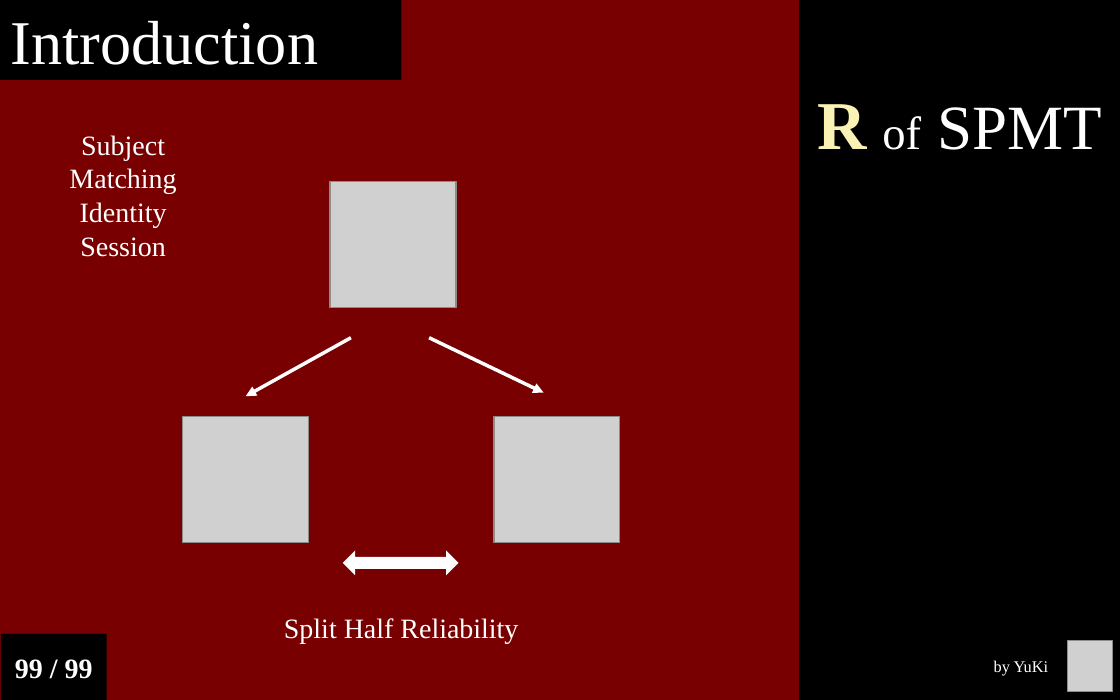
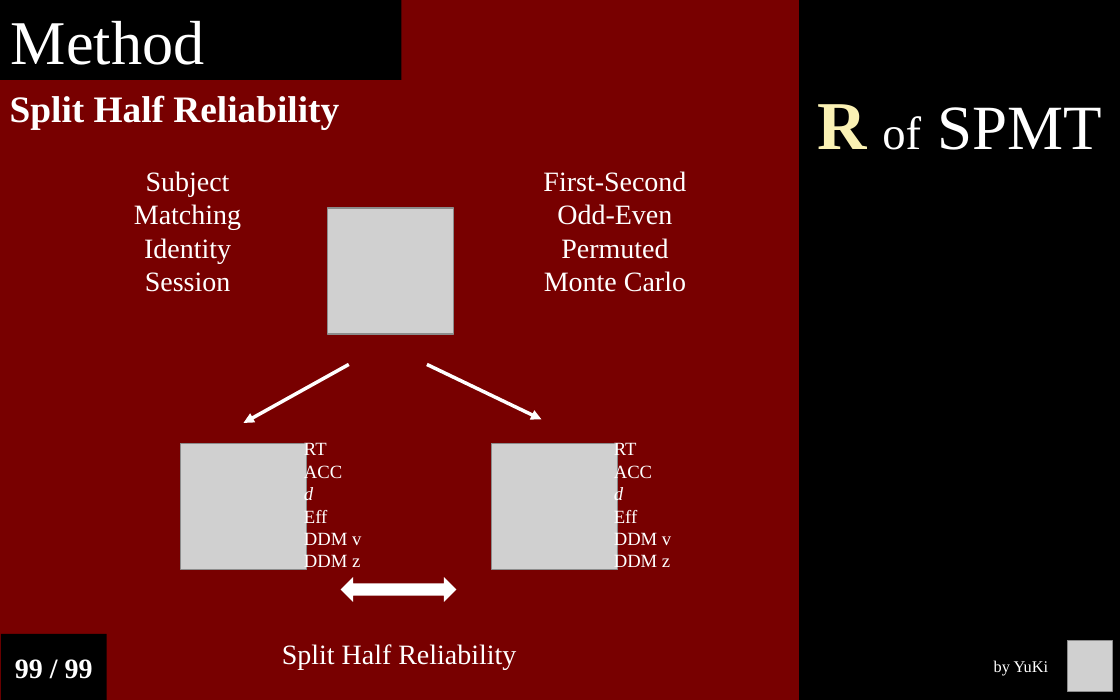
Before and after one commit to Chuan-Peng-Lab/ReliabilitySPE, a slide deck: slide 11 of 6_Reports/6_2_Phase_2/End_Semester_Report.pptx (slide 8 before the commit). Drawn at 1120x700 pixels with LibreOffice and Linux fonts; fonts in the diff are those of the drawing; grey boxes stand for pictures. Boxes give left, top, right and bottom in pixels: in the first picture for what was removed or moved away, otherwise in the second. Text is boxed around its words. In the diff, an @@ line names an element or a change of style, - is before the commit and + after.

```diff
--- a/6_Reports/6_2_Phase_2/End_Semester_Report.pptx
+++ b/6_Reports/6_2_Phase_2/End_Semester_Report.pptx
@@ text in rectangle at [11,20,204,65]: text changed @@
-Introduction
+Method
@@ text added at [10,95,339,129], 24 pt, text #FFFFFF, bold @@
+Split Half Reliability
@@ text "Subject": place and size @@
-text "Subject" at [69,135,176,257]
+text "Subject" at [134,171,241,292]
@@ text added at [543,171,686,292], 18 pt, text #FFFFFF @@
+First-Second
+Odd-Even
+Permuted
+Monte Carlo
@@ 2 pictures, 2 arrows, 1 up down arrow: place and size @@
-2 pictures, 2 arrows, 1 up down arrow at [245,181,619,573]
+2 pictures, 2 arrows, 1 up down arrow at [243,208,617,600]
@@ picture: place and size @@
-picture at [183,417,308,542]
+picture at [180,444,306,569]
@@ text added at [304,442,361,570], 12 pt, text #FFFFFF @@
+RT
+ACC
+d
+Eff
+DDM v
+DDM z
@@ text added at [614,442,671,570], 12 pt, text #FFFFFF @@
+RT
+ACC
+d
+Eff
+DDM v
+DDM z
@@ text "Split Half Reliability": place and size @@
-text "Split Half Reliability" at [284,618,518,643]
+text "Split Half Reliability" at [282,644,516,670]
```
Also in this commit, not shown: 1 other slide changed, 24 slides added, 3 other files.
